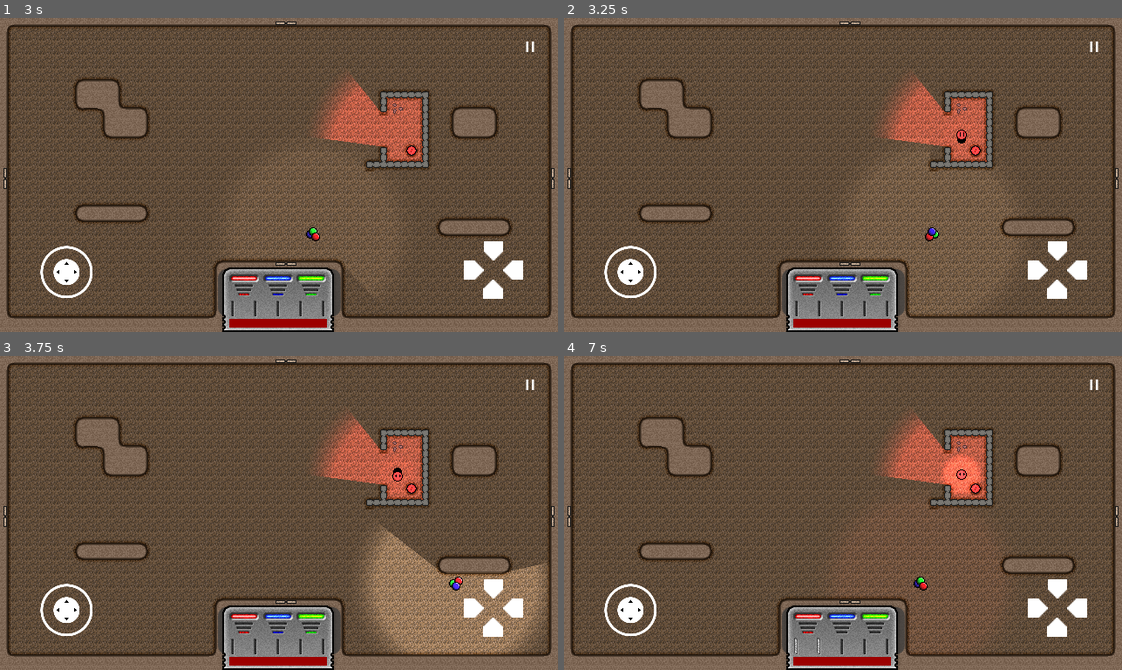
Above: before the commit, frames 1-4 (two rows, left to right).
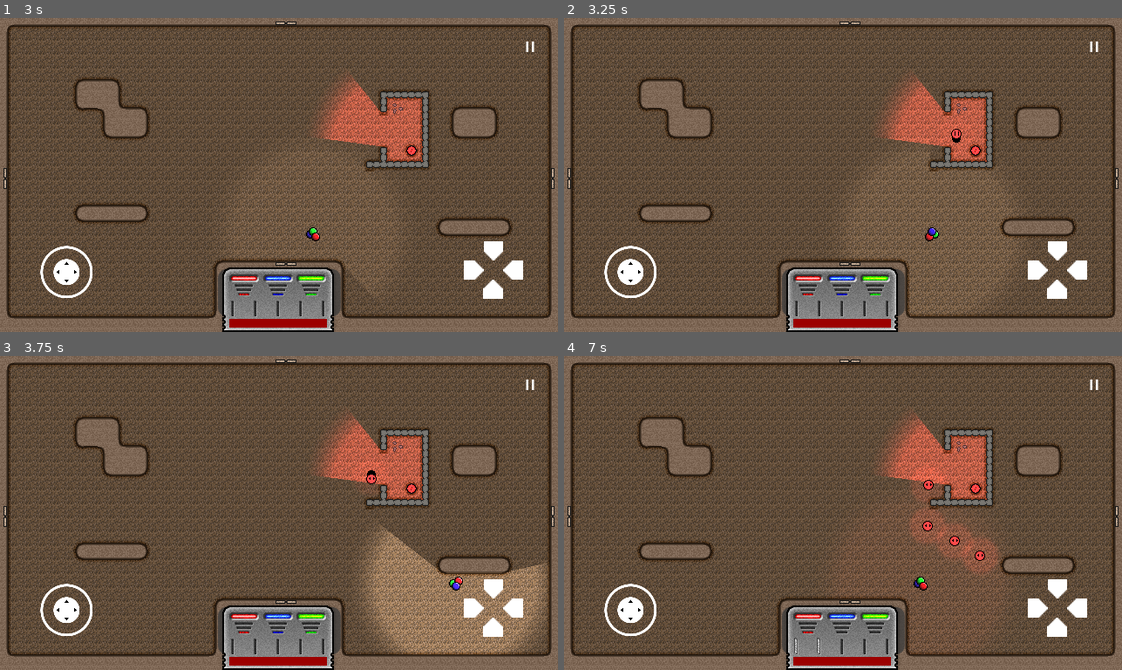
Above: after the commit, the same moments.

Repository: Degenerate-Games/shadows-below
Game: Godot game, scene res://scenes/menus/main_menu.tscn
Same seed, same stepped clock (60 frames per second), same inputs: the game is played once before the commit and once after it. Sound files missing from this copy of the repository are replaced by a short silence.
Inputs (mouse positions are in pixels of both pictures, inside the frame that each line leads up to):
- Up to frame 1 (3 s): click (279, 206) at 0.5 s; click (279, 206) at 1.25 s; click "Endless Mode" at 2 s; tap Enter at 2.75 s; move the mouse to (401, 159) at 2.77 s; hold D (move_right) from 2.78 s (still down); tap B (bake) at 2.85 s; click (401, 159) at 2.92 s
- Up to frame 2 (3.25 s): keep holding D (move_right)
- Up to frame 3 (3.75 s): release D (move_right) at 3.5 s; drag from (167, 528) to (424, 572) at 3.52 s
- Up to frame 4 (7 s): move the mouse to (898, 443) at 4.27 s; hold D (move_right) 4.28-5 s; tap K (mixing_ui_clear) at 4.35 s; drag from (815, 575) to (976, 487) at 5.02 s; move the mouse to (1010, 560) at 5.77 s; hold A (move_left) 5.78-6.5 s; tap J (mixing_ui_red) at 5.85 s; drag from (675, 465) to (569, 516) at 6.52 s

Frame 1 is identical in both runs. In frame 2, 0.1% of the frame differs, in the area x 69-73%, y 35-40%; in frame 3, 0.1%; in frame 4, 2.3%, in the area x 62-78%, y 31-69%.
Error before the commit: Invalid call. Nonexistent function 'is_stopoed' in base 'Timer'. (res://scripts/enemies/enemy.gd:57)

Commit message:
clamp enemy scale

Diff:
--- a/scripts/enemies/enemy.gd
+++ b/scripts/enemies/enemy.gd
@@ -12,6 +12,8 @@
 var pulsed: bool
 var touching_player: bool
 var target_scale: Vector2
+var min_scale: Vector2
+var max_scale: Vector2
 
 var aura: PointLight2D
 var aura_pulse_timer: Timer
@@ -30,6 +32,8 @@
 	damage_timer = $DamageTimer
 	navigation_agent = $NavigationAgent2D
 	power_remaining = total_power
+	min_scale = Vector2(0.3, 0.3)
+	max_scale = scale
 	target_scale = scale
 
 	# Initialize the color values
@@ -51,12 +55,11 @@
 		scale = lerp(scale, target_scale,remap(damage_timer.time_left, 0, damage_timer.wait_time, 0, 1))
 
 func _physics_process(delta):
-	if navigation_agent.is_navigation_finished():
-		return
-
-	if not damage_timer.is_stopoed():
-		velocity = to_local(target.global_position - global_position).normalized() * max_speed
+	if not damage_timer.is_stopped():
+		velocity = (global_position - target.global_position).normalized() * max_speed
 	else:
+		if navigation_agent.is_navigation_finished():
+			return
 		var direction = to_local(navigation_agent.get_next_path_position()).normalized()
 		velocity = velocity.move_toward(direction * max_speed, acceleration * delta)
 	move_and_slide()
@@ -80,7 +83,7 @@
 	# Otherwise, subtract the damage
 	power_remaining -= damage
 	damage_timer.start()
-	target_scale = scale * 0.75
+	target_scale = lerp(min_scale, max_scale, float(power_remaining) / total_power)
 
 
 func set_target(tgt):
@@ -142,3 +145,7 @@
 func _on_area_2d_body_exited(body:Node2D):
 	if body.is_in_group("player"):
 		touching_player = false
+
+
+func _on_damage_timer_timeout():
+	damage_timer.stop()
